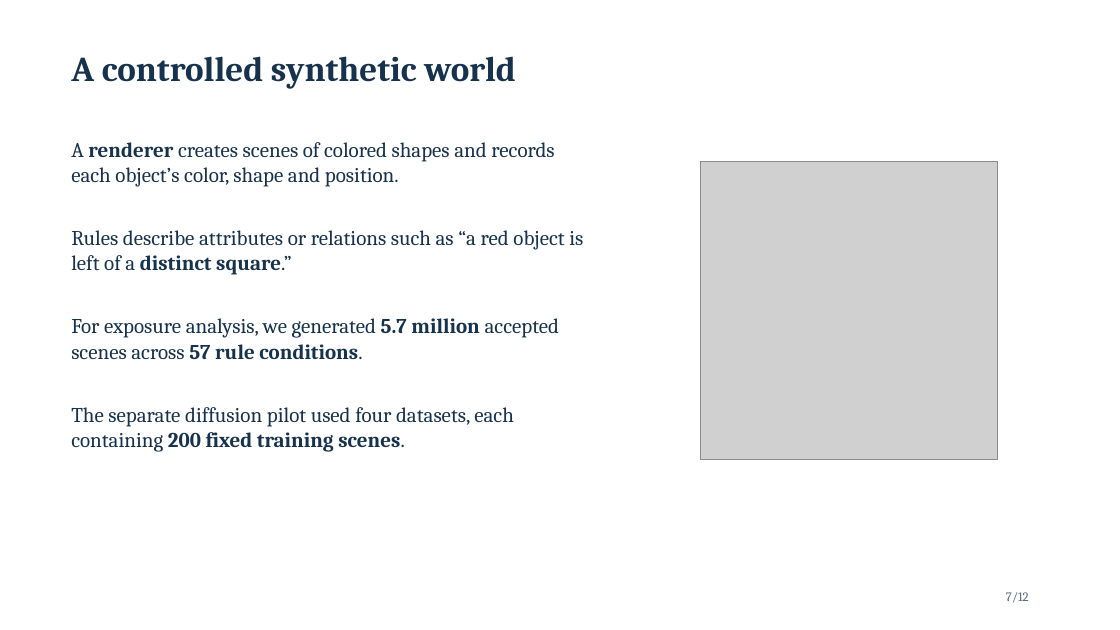
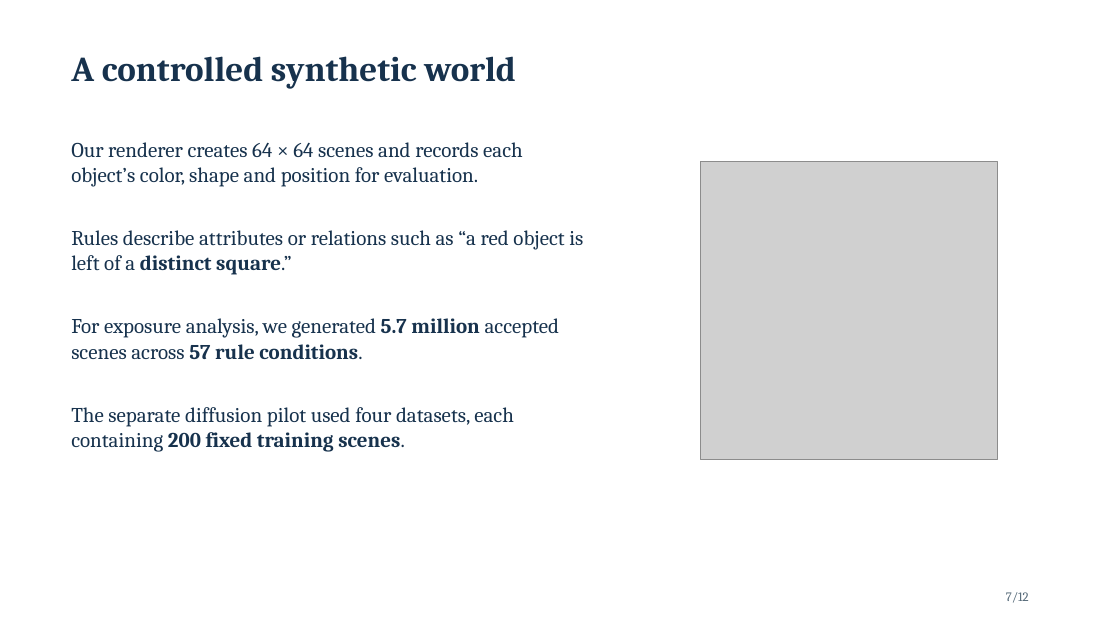
Before and after one commit to Space-Dev0/muadib, a slide deck: slide 7 of presentation/powerpoint/submission-final.pptx. Drawn at 1120x630 pixels with LibreOffice and Linux fonts; fonts in the diff are those of the drawing; grey boxes stand for pictures. Boxes give left, top, right and bottom in pixels: in the first picture for what was removed or moved away, otherwise in the second. Text is boxed around its words. In the diff, an @@ line names an element or a change of style, - is before the commit and + after.

```diff
--- a/presentation/powerpoint/submission-final.pptx
+++ b/presentation/powerpoint/submission-final.pptx
@@ text at (71,142,523,187): text changed @@
-A renderer creates scenes of colored shapes and records each object’s color, shape and position.
+Our renderer creates 64 × 64 scenes and records each object’s color, shape and position for evaluation.
```
Also in this commit, not shown: 11 other slides changed, 1 other file.
